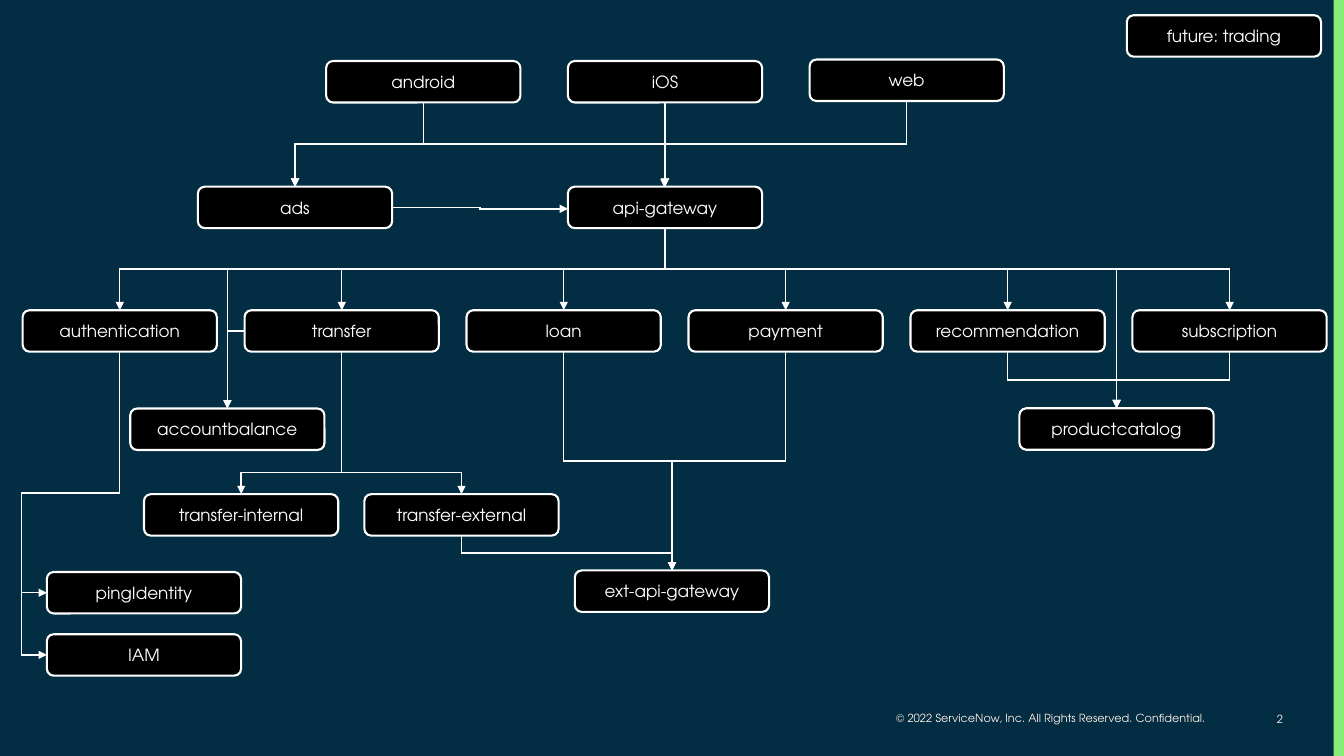
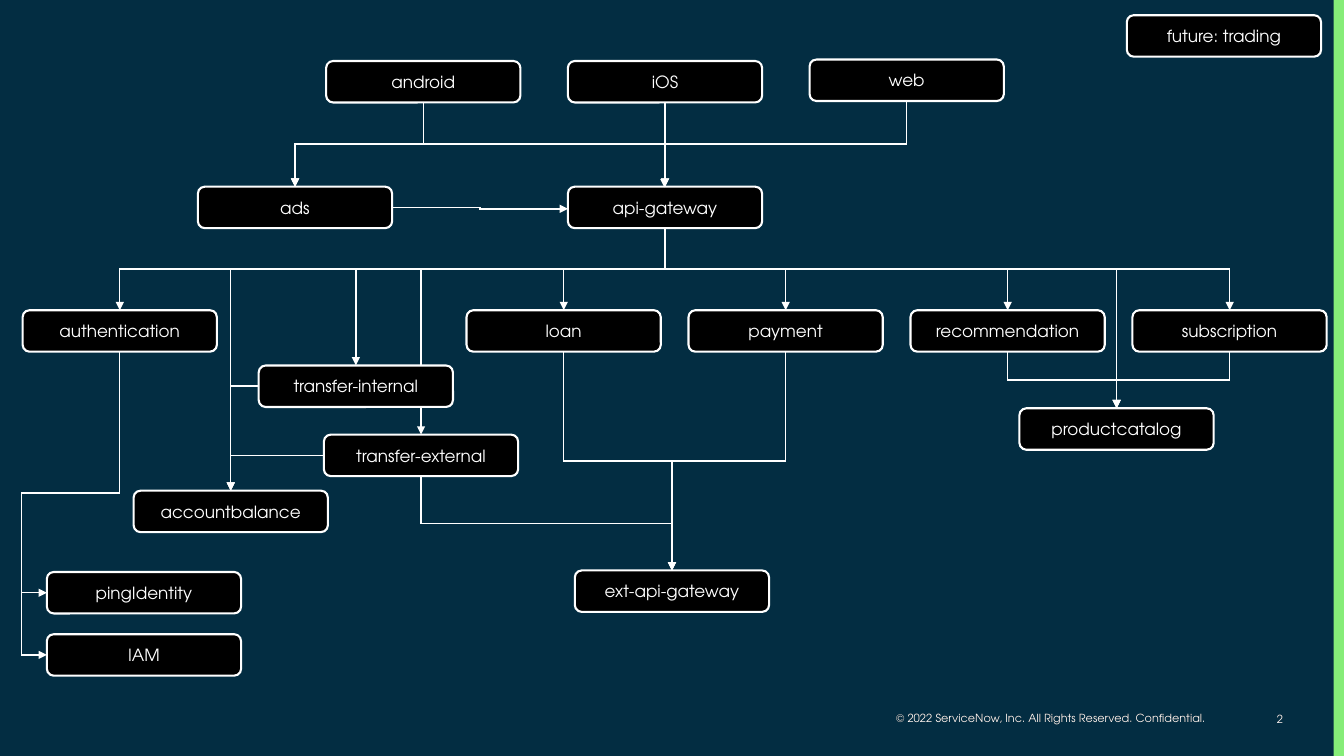
Before and after one commit to dimitrisfinas/telemetry-generator, a slide deck: slide 2 of examples/doc_mini_ebank.pptx. Drawn at 1344x756 pixels with LibreOffice and Linux fonts; fonts in the diff are those of the drawing; background and template pictures are left out. Boxes give left, top, right and bottom in pixels: in the first picture for what was removed or moved away, otherwise in the second. Text is boxed around its words. In the diff, an @@ line names an element or a change of style, - is before the commit and + after.

Commit message:
change transfer

```diff
--- a/examples/doc_mini_ebank.pptx
+++ b/examples/doc_mini_ebank.pptx
@@ elbow arrow moved from (665, 228) - (228, 408) to (665, 228) - (231, 491) @@
@@ elbow arrow moved from (342, 352) - (241, 494) to (665, 228) - (356, 366) @@
@@ elbow arrow moved from (665, 228) - (342, 311) to (665, 228) - (421, 435) @@
@@ rounded rectangle removed at [245,311,440,352] @@
-transfer
@@ elbow arrow moved from (342, 352) - (462, 494) to (259, 386) - (231, 491) @@
@@ rounded rectangle "transfer-internal": place and size @@
-rounded rectangle "transfer-internal" at [144,494,339,535]
+rounded rectangle "transfer-internal" at [259,366,454,407]
@@ rounded rectangle "transfer-external": place and size @@
-rounded rectangle "transfer-external" at [364,494,559,535]
+rounded rectangle "transfer-external" at [324,435,518,476]
@@ elbow arrow moved from (245, 331) - (228, 408) to (324, 456) - (231, 491) @@
@@ elbow arrow moved from (462, 535) - (671, 571) to (421, 476) - (671, 571) @@
@@ rounded rectangle "accountbalance": place and size @@
-rounded rectangle "accountbalance" at [130,408,325,450]
+rounded rectangle "accountbalance" at [134,491,329,532]
```
Also in this commit, not shown: 1 other file.
